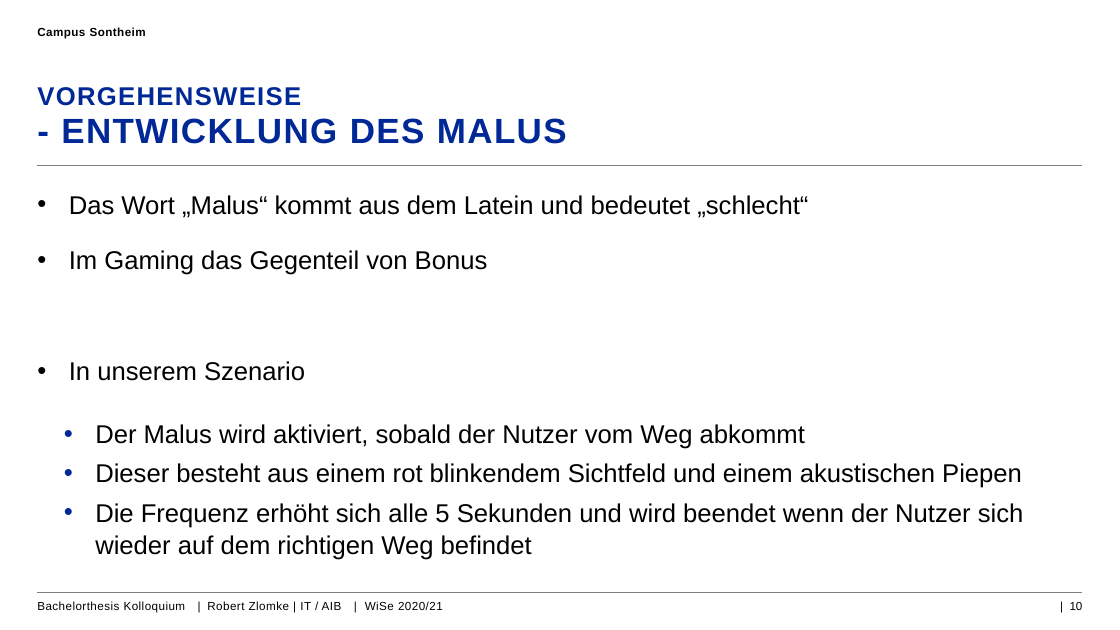
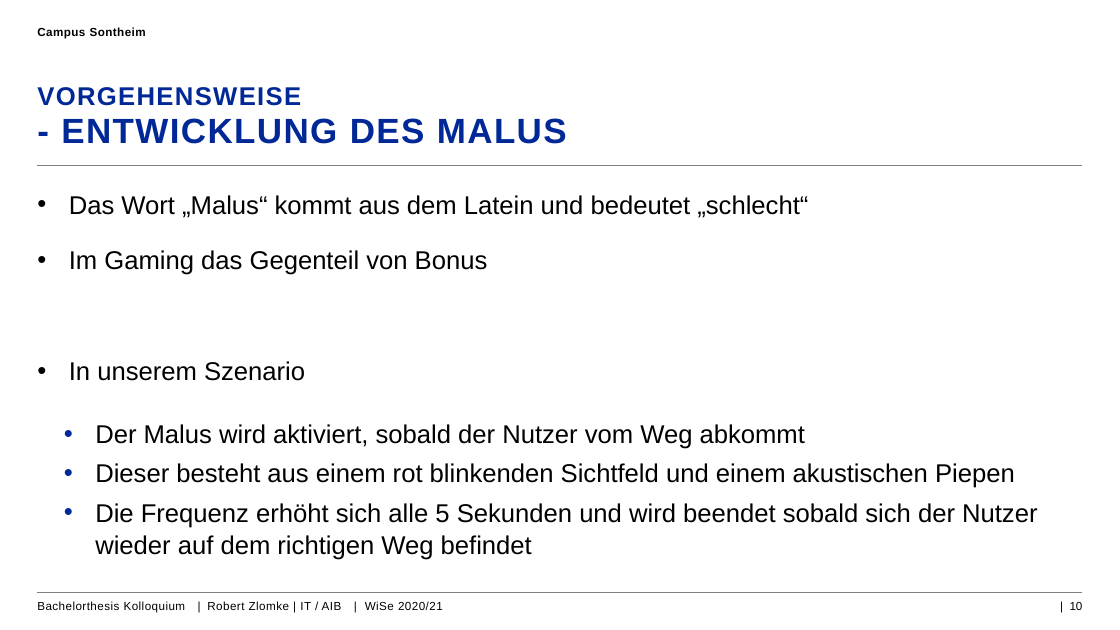
Before and after one commit to RobZlo/Studium, a slide deck: slide 10 of Kolloquium_Präsentation_RobertZlomle.pptx. Drawn at 1120x630 pixels with LibreOffice and Linux fonts; fonts in the diff are those of the drawing; background and template pictures are left out. Boxes give left, top, right and bottom in pixels: in the first picture for what was removed or moved away, otherwise in the second. Text is boxed around its words. In the diff, an @@ line names an element or a change of style, - is before the commit and + after.

```diff
--- a/Kolloquium_Präsentation_RobertZlomle.pptx
+++ b/Kolloquium_Präsentation_RobertZlomle.pptx
@@ text at bbox=[95, 463, 1037, 560]: text changed @@
-  • Dieser besteht aus einem rot blinkendem Sichtfeld und einem akustischen Piepen
-  • Die Frequenz erhöht sich alle 5 Sekunden und wird beendet wenn der Nutzer sich wieder auf dem richtigen Weg befindet
+  • Dieser besteht aus einem rot blinkenden Sichtfeld und einem akustischen Piepen
+  • Die Frequenz erhöht sich alle 5 Sekunden und wird beendet sobald sich der Nutzer wieder auf dem richtigen Weg befindet
```
Also in this commit, not shown: 7 other slides changed, 1 slide added, 5 other files.
